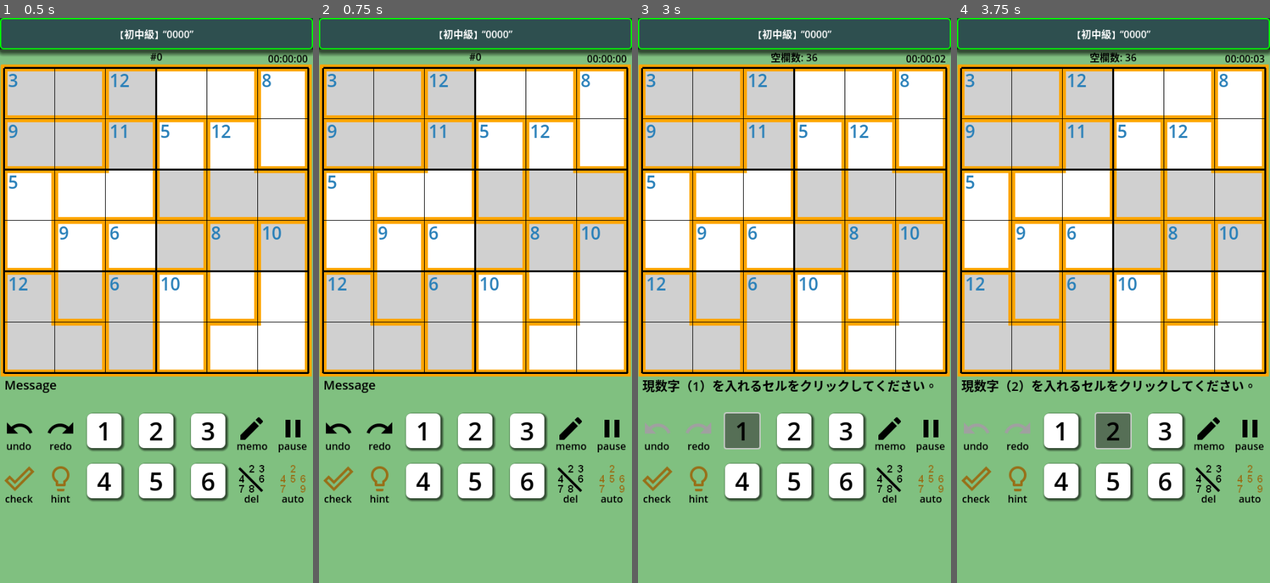
Above: before the commit, frames 1-4 (left to right).
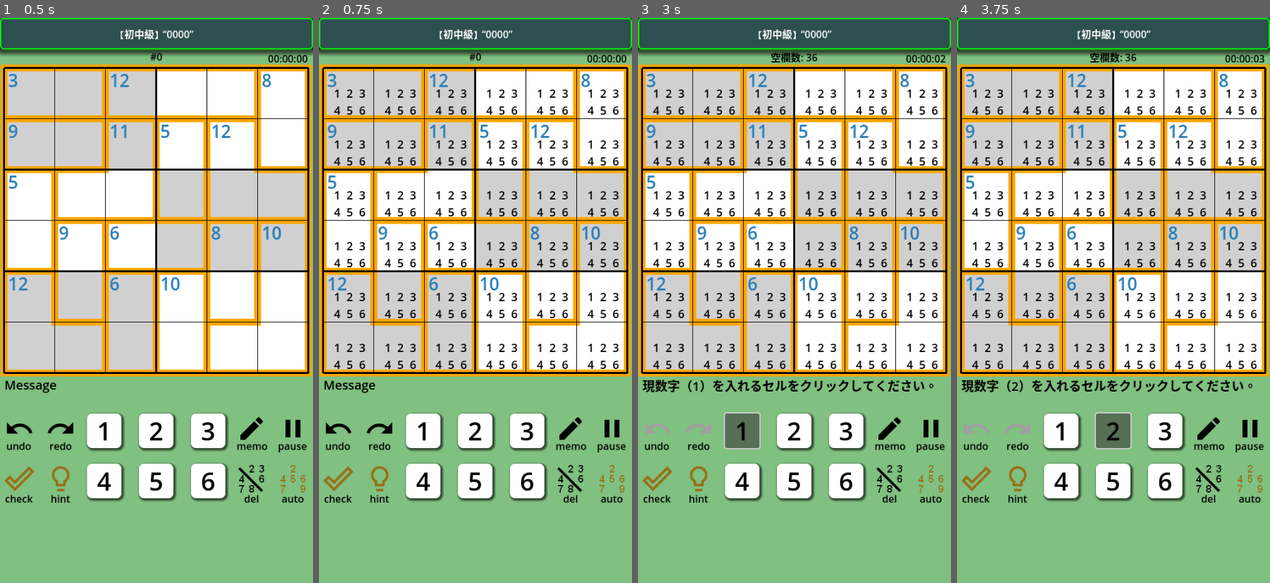
Above: after the commit, the same moments.

Repository: vivisuke/GD4KillerSudoku6
Game: Godot game, scene res://main_scene.tscn
Same seed, same stepped clock (60 frames per second), same inputs: the game is played once before the commit and once after it.
Inputs:
- Up to frame 1 (0.5 s): no input
- Up to frame 2 (0.75 s): click "auto" at 0.5 s
- Up to frame 3 (3 s): click "undo" at 1.25 s; click "redo" at 2 s; click "1" at 2.75 s
- Up to frame 4 (3.75 s): click "2" at 3.5 s

Frame 1 is identical in both runs. In frame 2, 3.8% of the frame differs, in the area x 4-96%, y 12-63%; in frame 3, 3.8%; in frame 4, 3.8%.

Commit message:
0059 ◎ C 04/10 04/11 0.001│ToDo│自動メモ

Diff:
--- a/GD4KillerSudoku6/main_scene.tscn
+++ b/GD4KillerSudoku6/main_scene.tscn
@@ -414,6 +414,7 @@
 [node name="CanvasLayer" type="CanvasLayer" parent="."]
 
 [node name="ColorRect" type="ColorRect" parent="CanvasLayer"]
+visible = false
 material = SubResource("ShaderMaterial_j8egs")
 offset_right = 500.0
 offset_bottom = 900.0
@@ -427,3 +428,4 @@
 [connection signal="pressed" from="HBC2/Button4" to="." method="_on_button_4_pressed"]
 [connection signal="pressed" from="HBC2/Button5" to="." method="_on_button_5_pressed"]
 [connection signal="pressed" from="HBC2/Button6" to="." method="_on_button_6_pressed"]
+[connection signal="pressed" from="HBC2/AutoMemoButton" to="." method="_on_auto_memo_button_pressed"]
--- a/GD4KillerSudoku6/scripts/main_scene.gd
+++ b/GD4KillerSudoku6/scripts/main_scene.gd
@@ -447,6 +447,22 @@
 		$CanvasLayer/ColorRect.material.set("shader_param/size", shock_wave_timer)
 		if shock_wave_timer > 2:
 			shock_wave_timer = -1.0
+	pass
+func init_candidates():		# cell_bit から各セルの候補数字計算
+	for i in range(N_CELLS):
+		candidates_bit[i] = ALL_BITS if cell_bit[i] == 0 else 0
+	for y in range(N_VERT):
+		for x in range(N_HORZ):
+			var b = cell_bit[xyToIX(x, y)]
+			if b != 0:
+				for t in range(N_HORZ):
+					candidates_bit[xyToIX(t, y)] &= ~b
+					candidates_bit[xyToIX(x, t)] &= ~b
+				var x0 = x - x % 3		# 3x2ブロック左上位置
+				var y0 = y - y % 2
+				for v in range(N_BOX_VERT):
+					for h in range(N_BOX_HORZ):
+						candidates_bit[xyToIX(x0 + h, y0 + v)] &= ~b
 	pass
 func gen_ans_sub(ix : int, line_used):
 	#print_cells()
@@ -1128,7 +1144,7 @@
 	var py = (ix / N_HORZ) * CELL_WIDTH
 	var h = (num-1) % 3
 	var v = (num-1) / 3
-	fc.position = $Board.rect_position + g.memo_label_pos(px, py, h, v)
+	fc.position = $Board.position + g.memo_label_pos(px, py, h, v)
 	fc.text = str(num)
 	var th = rng.randf_range(0, 3.1415926535*2)
 	fc.linear_velocity = Vector2(cos(th), sin(th))*100
@@ -1441,3 +1457,25 @@
 	bix = find_locked_double()
 	print("locked double: ", bix)
 	pass # Replace with function body.
+
+
+func do_auto_memo():
+	#init_cell_bit()
+	init_candidates()		# 可能候補数字計算 → candidates_bit[]
+	for ix in range(N_CELLS):
+		#var bits = 0		# 以前の状態
+		if get_cell_numer(ix) != 0:		# 数字が入っている場合
+			for i in range(N_HORZ):
+				memo_labels[ix][i].text = ""
+		else:							# 数字が入っていない場合
+			var mask = BIT_1
+			for i in range(N_HORZ):
+				#if memo_labels[ix][i].text != "": bits |= mask
+				if (candidates_bit[ix] & mask) != 0:
+					memo_labels[ix][i].text = str(i+1)
+				else:
+					memo_labels[ix][i].text = ""
+				mask <<= 1
+func _on_auto_memo_button_pressed():
+	do_auto_memo()
+	pass # Replace with function body.
Not shown, changed: GD4KillerSudoku6.spr
